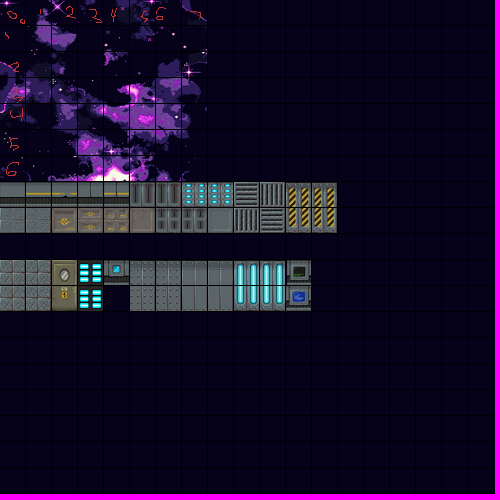
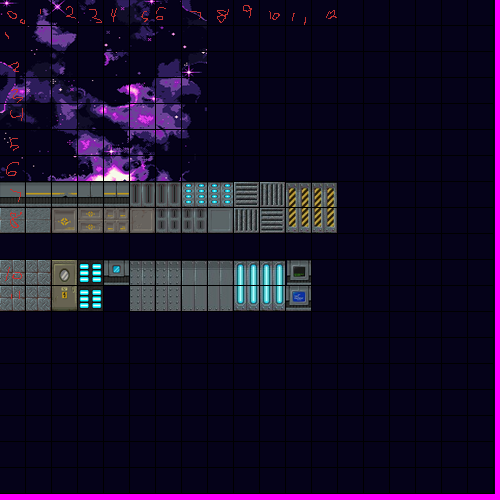
Two versions of the same layered image (500×500). Layer-by-layer changes:
painted on "Layer 9" over [5, 5, 337, 299]
